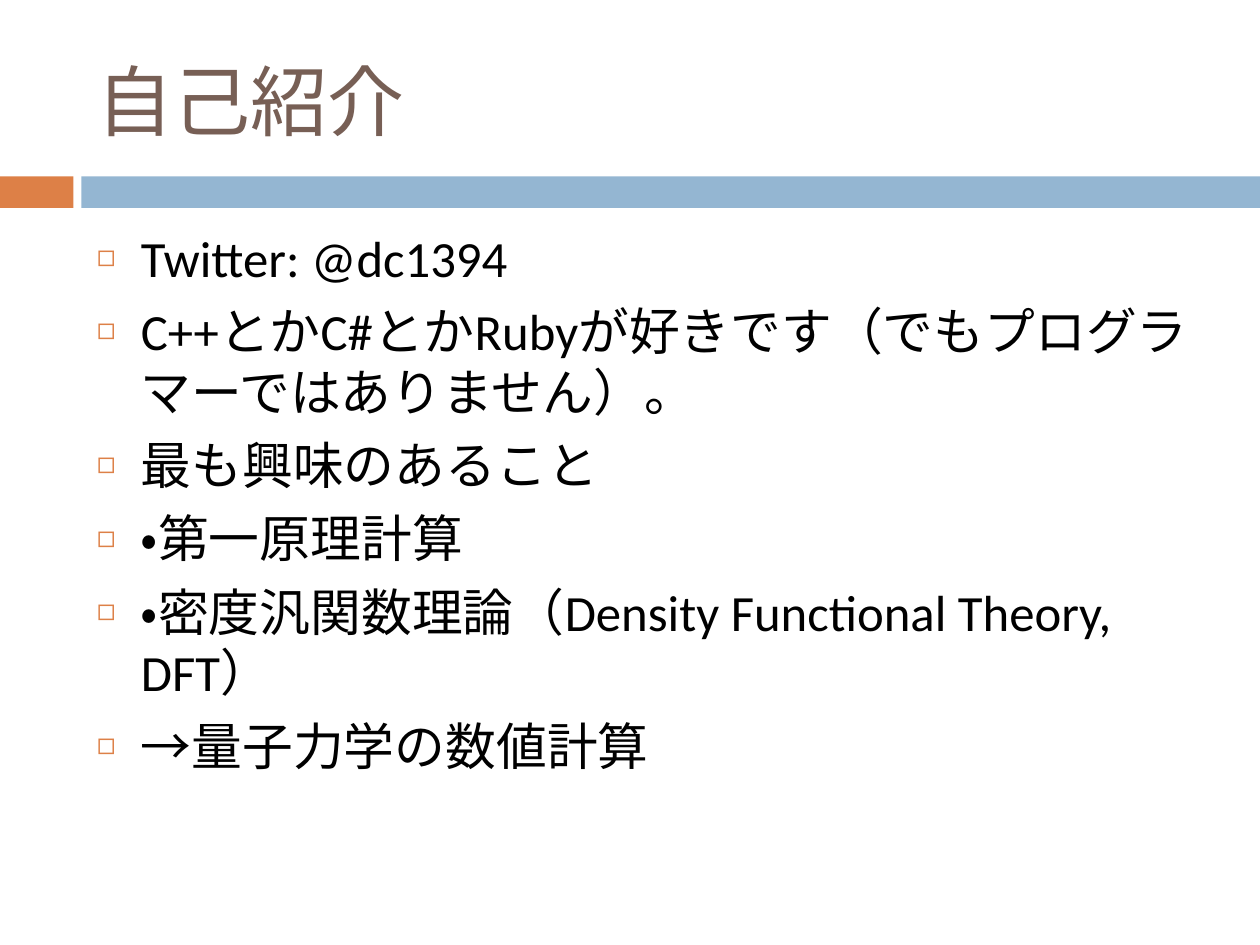
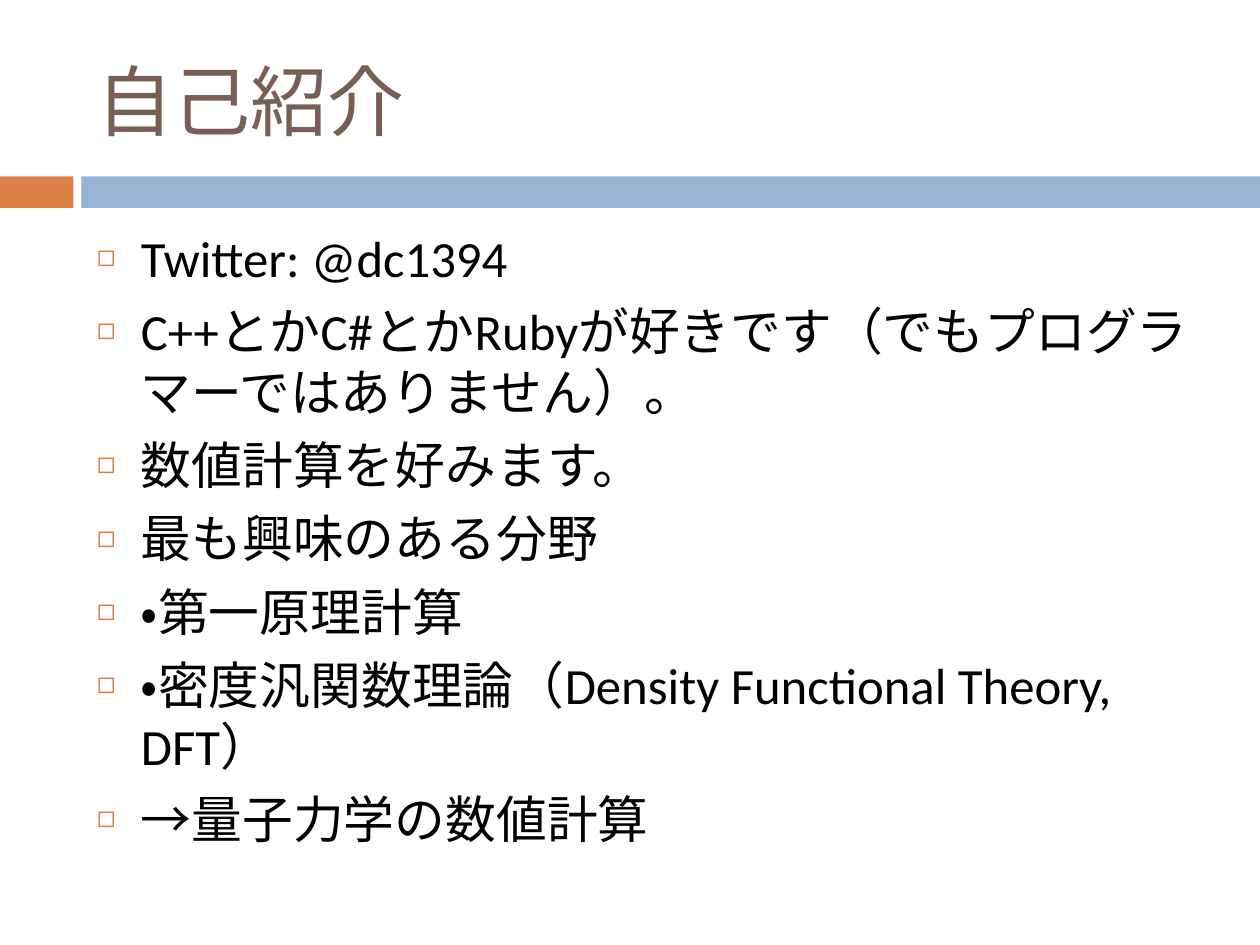
Before and after one commit to dc1394/fukui_sono2, a slide deck: slide 2 of 福井技術者の集いその2_発表資料スライド.pptx. Drawn at 1260x945 pixels with LibreOffice and Linux fonts; fonts in the diff are those of the drawing. Boxes give left, top, right and bottom in pixels: in the first picture for what was removed or moved away, otherwise in the second. Text is boxed around its words. In the diff, an @@ line names an element or a change of style, - is before the commit and + after.

```diff
--- a/福井技術者の集いその2_発表資料スライド.pptx
+++ b/福井技術者の集いその2_発表資料スライド.pptx
@@ text at [141, 441, 644, 561]: text changed @@
-◻ 最も興味のあること
+◻ 数値計算を好みます。
+◻ 最も興味のある分野
```
Also in this commit, not shown: 5 other slides changed, 2 slides added, 4 slides removed, 2 other files.
